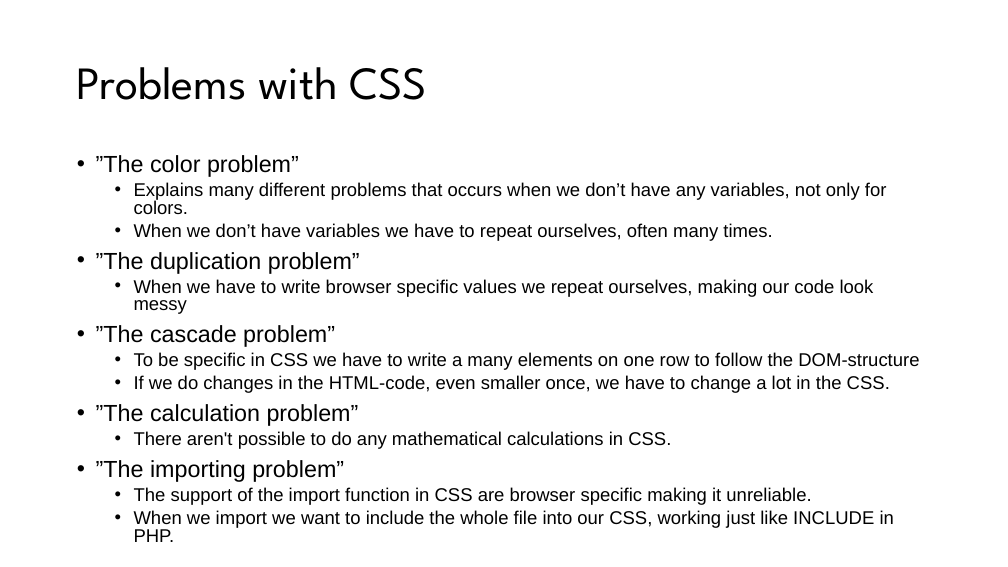
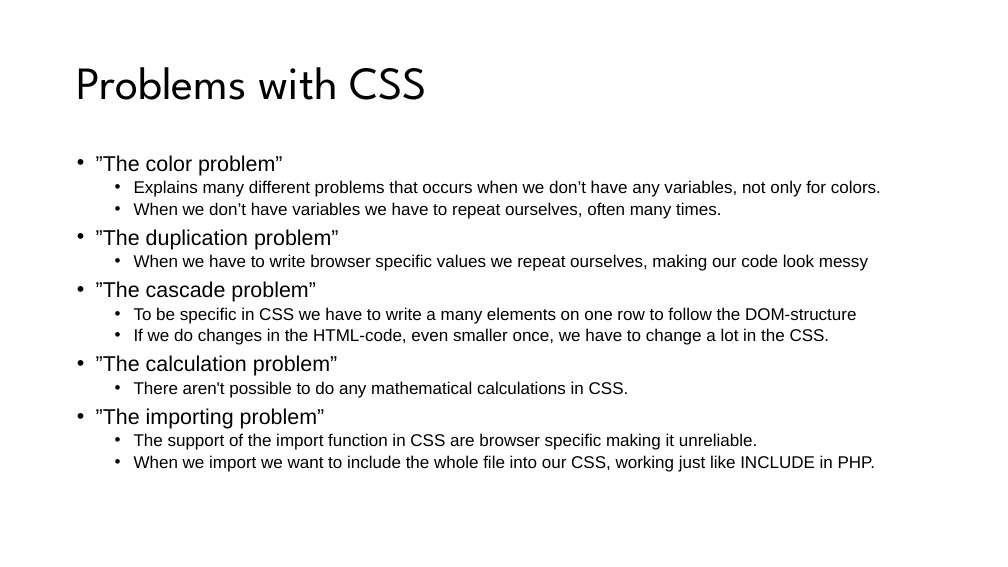
Before and after one commit to stiltet/SASS-Code-Example-Demo, a slide deck: slide 3 of Presentation.pptx. Drawn at 1008x567 pixels with LibreOffice and Linux fonts; fonts in the diff are those of the drawing. Boxes give left, top, right and bottom in pixels: in the first picture for what was removed or moved away, otherwise in the second. Text is boxed around its words. In the diff, an @@ line names an element or a change of style, - is before the commit and + after.

```diff
--- a/Presentation.pptx
+++ b/Presentation.pptx
@@ text "”The color problem”" at [96, 155, 881, 472]: size 22.2 to 20.4 pt in "”The color problem”", "”The duplication problem”", "”The cascade problem”", "”The calculation problem”" and 1 more places; size 17.6 to 16.1 pt in "Explains many different problems that occurs when ...", "When we don’t have variables we have ...", "When we have to write browser specific ...", "To be specific in CSS we have ..." and 4 more places @@
```
Also in this commit, not shown: 5 other slides changed, 1 other file.
